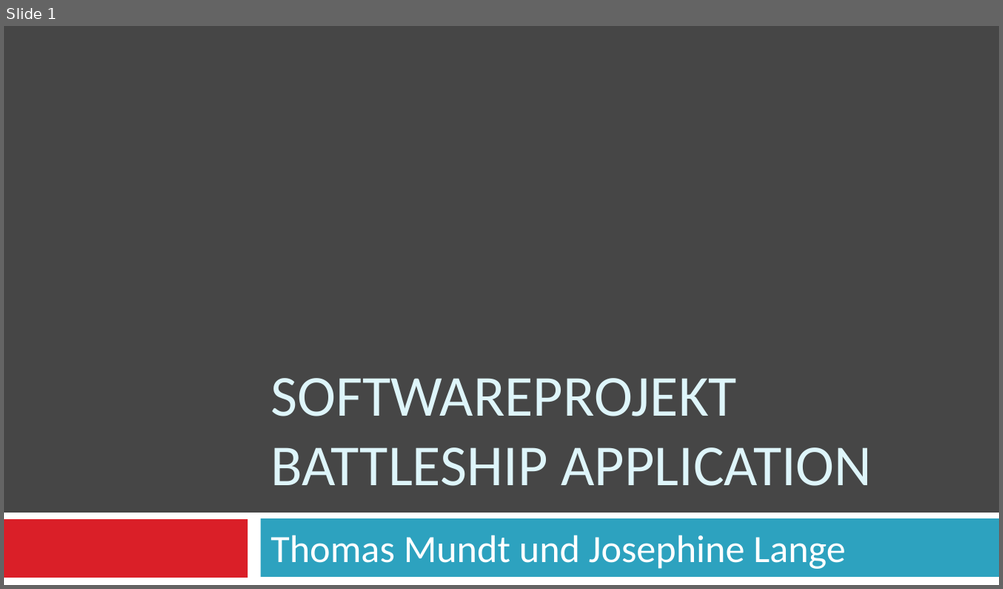
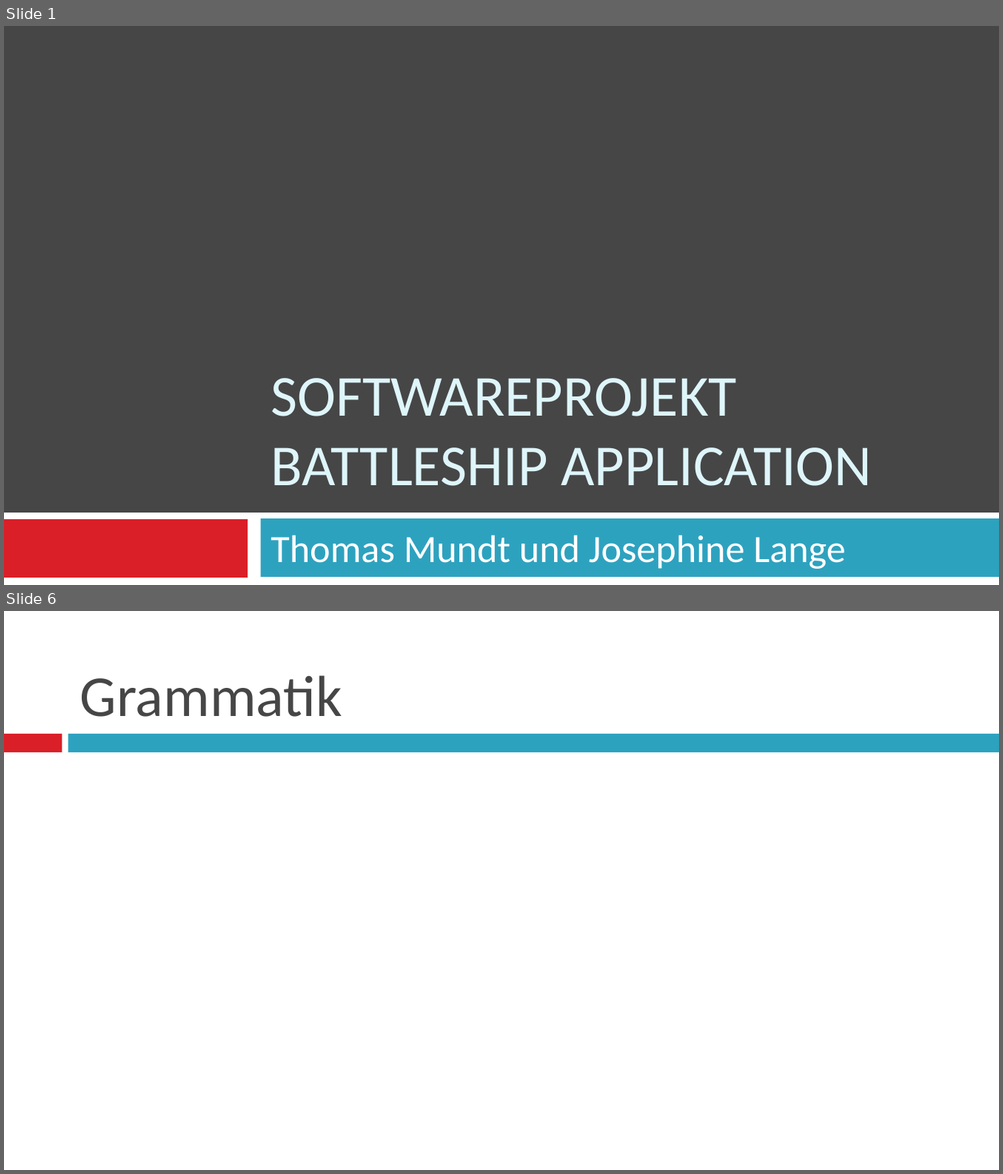
Before and after one commit to tmundt/battleship-app, a slide deck: battleship-android/Softwareprojekt_präsi.pptx. Shown one above the other, each under a label of ours: slide 1 before the commit, slides 1 and 6 after it; the slides between them are not shown. The pictures are 1003x589 and 1003x1174 pixels, drawn with LibreOffice and Linux fonts; fonts in the diff are those of the drawing. Boxes give left, top, right and bottom in pixels: in the first picture for what was removed or moved away, otherwise in the second. Text is boxed around its words. In the diff, an @@ line names an element or a change of style, - is before the commit and + after.

```diff
--- a/battleship-android/Softwareprojekt_präsi.pptx
+++ b/battleship-android/Softwareprojekt_präsi.pptx
@@ slide 6 added at (4, 611, 999, 1170), background #FFFFFF @@
@@ title added at (80, 675, 342, 717), 42 pt, text #464646 @@
+Grammatik
@@ rectangle added at (4, 735, 62, 753), fill #DA1F28 @@
@@ rectangle added at (68, 735, 999, 753), fill #2DA2BF @@
```
Also in this commit, not shown: 1 slide changed, 5 other slides added, 4 slides removed, 2 other files.
